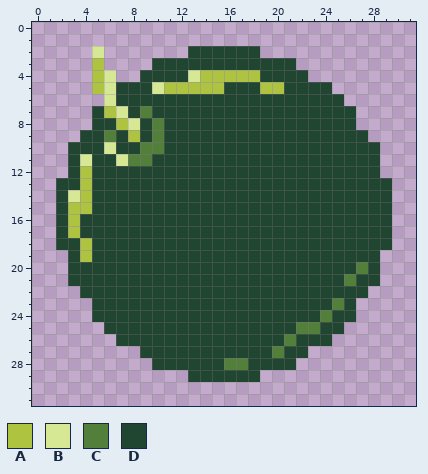
Pixel-art sprite, stored at res/img/bomb.png. This is how it looked before the edit.
The file is 32x32 pixels.
Palette (. is transparent): A #aec440  B #d7e894  C #527f39  D #204631
Pixels before, first column x 2:
 2 ...B.......DDDDDD...........
 3 ...A....DDDDDDDDDDDD........
 4 ...AB..DDDDBAAAAADDDD.......
 5 ...ABDDDBAAAAADDDAADDDD.....
 6 ....BDDDDDDDDDDDDDDDDDDD....
 7 ...DABDCDDDDDDDDDDDDDDDDD...
 8 ...DDABDCDDDDDDDDDDDDDDDD...
 9 ..DDCDADCDDDDDDDDDDDDDDDDD..
10 .DDDBDDCCDDDDDDDDDDDDDDDDDD.
11 .DBDDBCCDDDDDDDDDDDDDDDDDDD.
12 .DADDDDDDDDDDDDDDDDDDDDDDDD.
13 DDADDDDDDDDDDDDDDDDDDDDDDDDD
14 DBADDDDDDDDDDDDDDDDDDDDDDDDD
15 DAADDDDDDDDDDDDDDDDDDDDDDDDD
16 DADDDDDDDDDDDDDDDDDDDDDDDDDD
17 DADDDDDDDDDDDDDDDDDDDDDDDDDD
18 DDADDDDDDDDDDDDDDDDDDDDDDDDD
19 .DADDDDDDDDDDDDDDDDDDDDDDDD.
20 .DDDDDDDDDDDDDDDDDDDDDDDDCD.
21 .DDDDDDDDDDDDDDDDDDDDDDDCDD.
22 ..DDDDDDDDDDDDDDDDDDDDDDDD..
23 ...DDDDDDDDDDDDDDDDDDDDCD...
24 ...DDDDDDDDDDDDDDDDDDDCDD...
25 ....DDDDDDDDDDDDDDDDCCDD....
26 .....DDDDDDDDDDDDDDCDDD.....
27 .......DDDDDDDDDDDCDD.......
28 ........DDDDDDCCDDDD........
29 ...........DDDDDD...........
After:
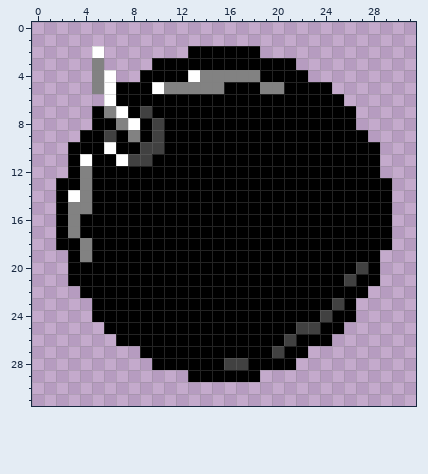
Changes in this commit:
Colour A changes from #aec440 to #828282.
Colour B changes from #d7e894 to #ffffff.
Colour C changes from #527f39 to #414141.
Colour D changes from #204631 to #000000.
Boxes around the changes in both pictures, in picture pixels (x1, y1, x2, y2):
changed: (56, 46, 392, 382)
